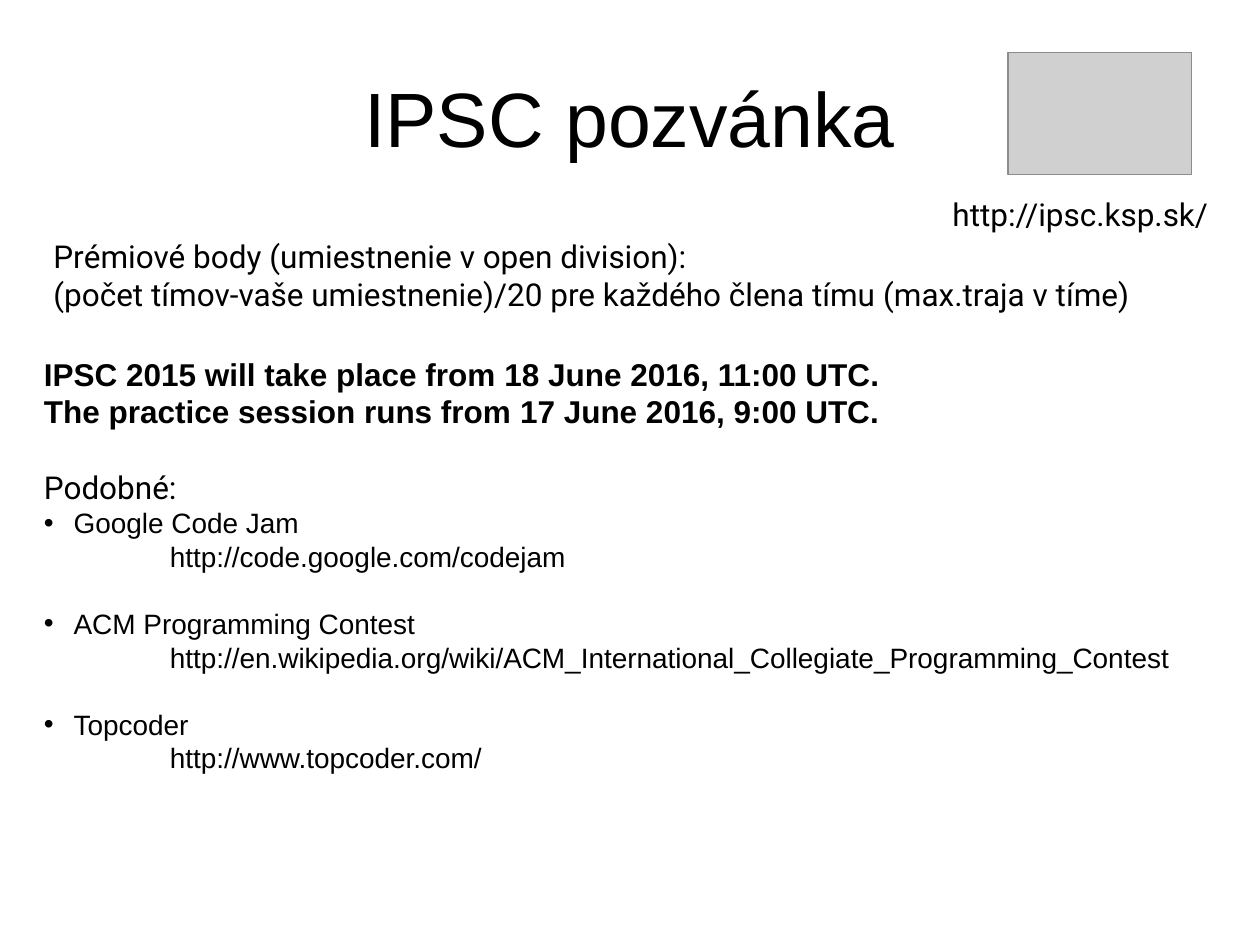
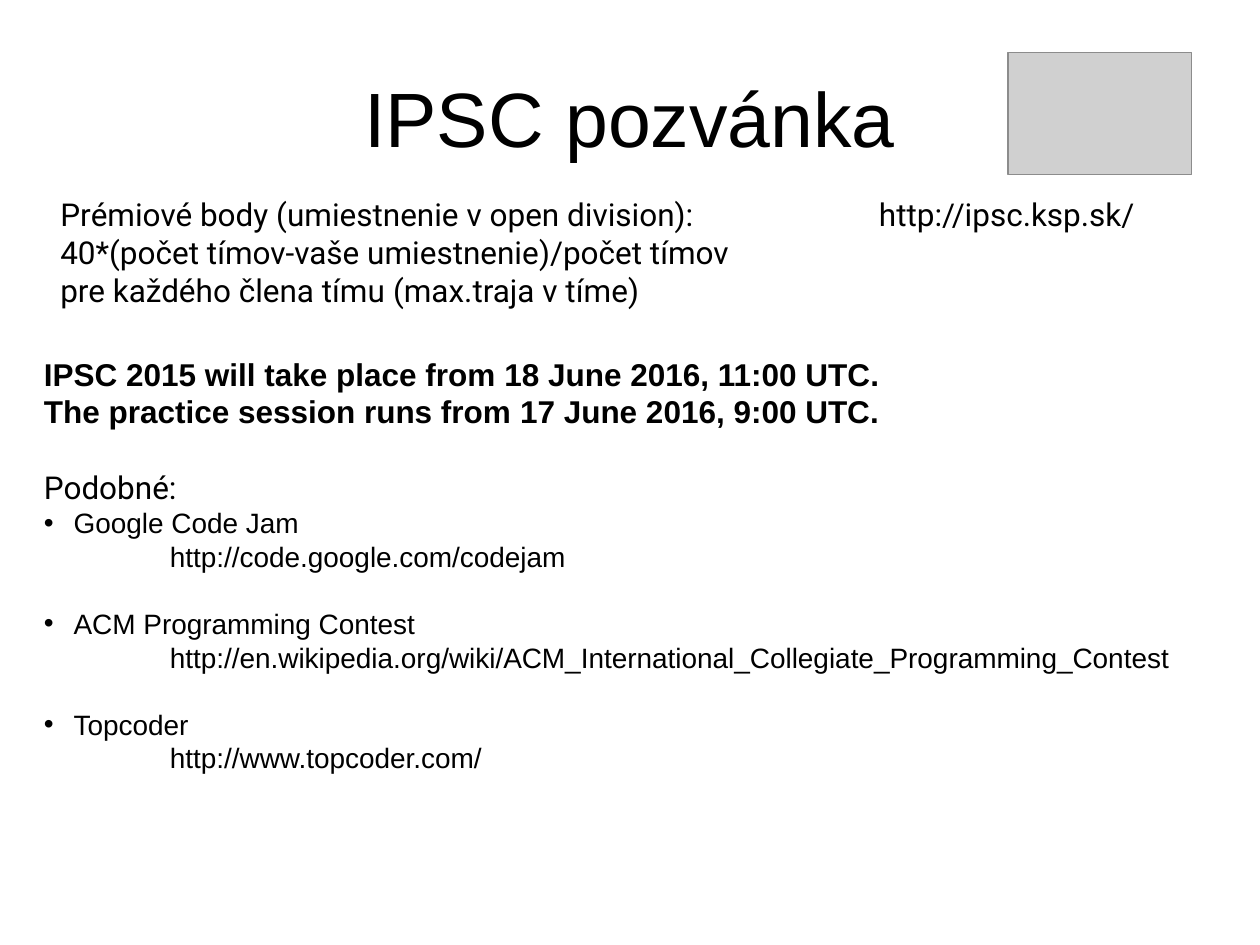
Before and after one commit to Programovanie4/Prednasky, a slide deck: slide 29 of 13/13_java.ppt (slide 27 before the commit). Drawn at 1260x945 pixels with LibreOffice and Linux fonts; fonts in the diff are those of the drawing; grey boxes stand for pictures; background and template pictures are left out. Boxes give left, top, right and bottom in pixels: in the first picture for what was removed or moved away, otherwise in the second. Text is boxed around its words. In the diff, an @@ line names an element or a change of style, - is before the commit and + after.

```diff
--- a/13/13_java.ppt
+++ b/13/13_java.ppt
@@ text "Prémiové body (umiestnenie v open ...": place and size @@
-text "Prémiové body (umiestnenie v open ..." at (53,243,1130,313)
+text "Prémiové body (umiestnenie v open ..." at (60,201,729,309)
@@ text "http://ipsc.ksp.sk/": place and size @@
-text "http://ipsc.ksp.sk/" at (952,202,1207,233)
+text "http://ipsc.ksp.sk/" at (879,202,1134,233)
@@ text at (60,239,729,309): text changed @@
-(počet tímov-vaše umiestnenie)/20 pre každého člena tímu (max.traja v tíme)
+40*(počet tímov-vaše umiestnenie)/počet tímov
+pre každého člena tímu (max.traja v tíme)
```
Also in this commit, not shown: 6 other slides changed, 2 slides added, 1 other file.
